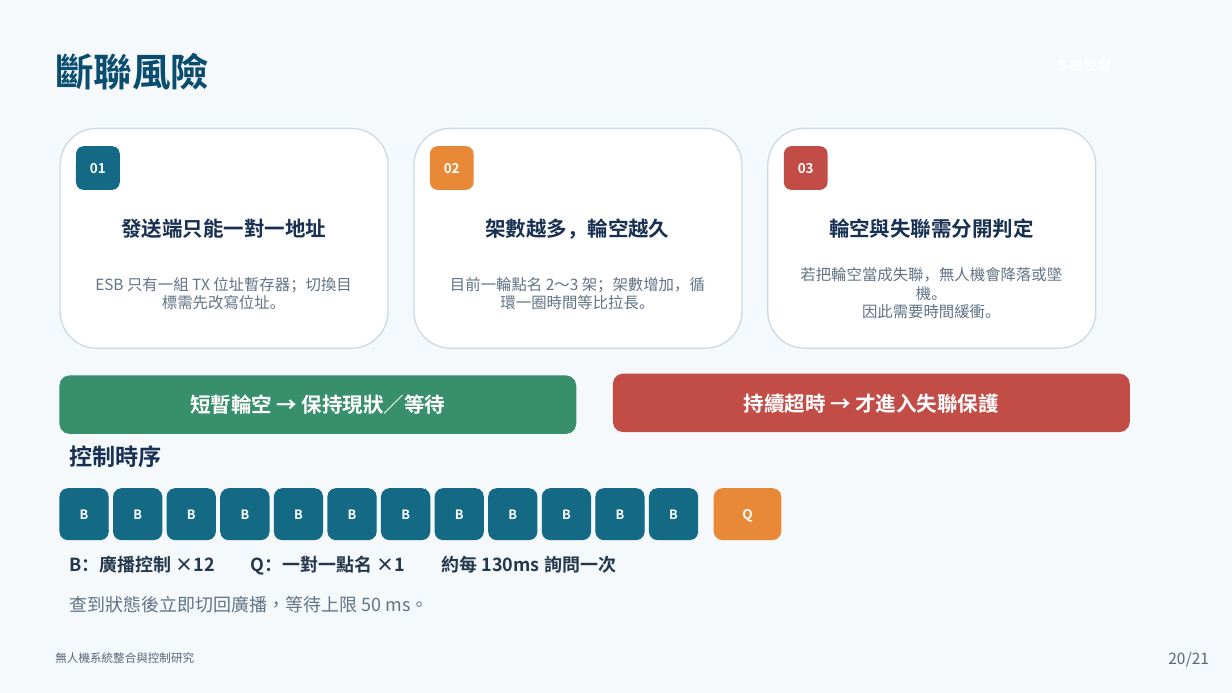
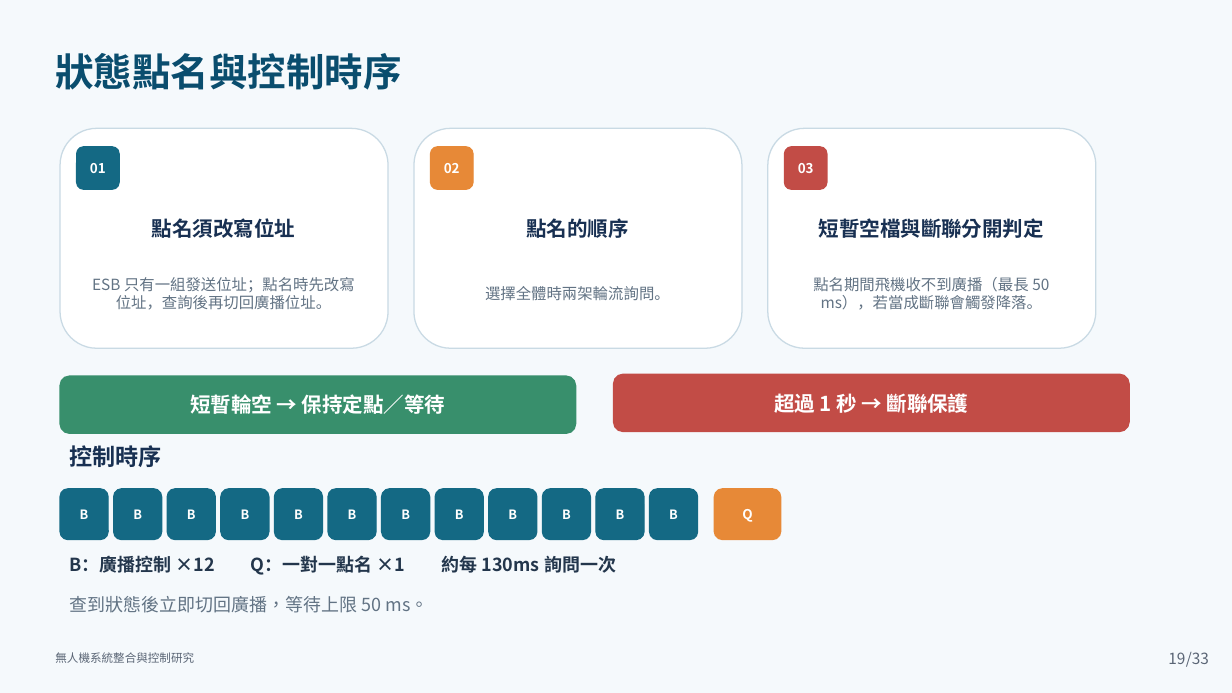
Before and after one commit to lingken1028/-, a slide deck: slide 19 of 無人機系統整合與控制研究_口試簡報 (2).pptx (slide 20 before the commit). Drawn at 1232x693 pixels with LibreOffice and Linux fonts; fonts in the diff are those of the drawing. Boxes give left, top, right and bottom in pixels: in the first picture for what was removed or moved away, otherwise in the second. Text is boxed around its words. In the diff, an @@ line names an element or a change of style, - is before the commit and + after.

```diff
--- a/無人機系統整合與控制研究_口試簡報 (2).pptx
+++ b/無人機系統整合與控制研究_口試簡報 (2).pptx
@@ text at box(55, 53, 401, 90): text changed @@
-斷聯風險
+狀態點名與控制時序
@@ text at box(152, 218, 295, 238): text changed @@
-發送端只能一對一地址
+點名須改寫位址
@@ text at box(526, 218, 628, 238): text changed @@
-架數越多，輪空越久
+點名的順序
@@ text at box(819, 218, 1044, 238): text changed @@
-輪空與失聯需分開判定
+短暫空檔與斷聯分開判定
@@ text at box(92, 277, 355, 310): text changed @@
-ESB 只有一組 TX 位址暫存器；切換目標需先改寫位址。
+ESB 只有一組發送位址；點名時先改寫位址，查詢後再切回廣播位址。
@@ text at box(485, 286, 670, 300): text changed @@
-目前一輪點名 2～3 架；架數增加，循環一圈時間等比拉長。
+選擇全體時兩架輪流詢問。
@@ text at box(813, 277, 1049, 310): text changed @@
-若把輪空當成失聯，無人機會降落或墜機。
-因此需要時間緩衝。
+點名期間飛機收不到廣播（最長 50 ms），若當成斷聯會觸發降落。
@@ text in rounded rectangle at box(190, 392, 446, 418): text changed @@
-短暫輪空 → 保持現狀／等待
+短暫輪空 → 保持定點／等待
@@ text in rounded rectangle at box(774, 390, 969, 416): text changed @@
-持續超時 → 才進入失聯保護
+超過 1 秒 → 斷聯保護
@@ page number at box(1168, 652, 1185, 664): text changed @@
-20
+19
@@ text at box(1186, 652, 1209, 667): text changed @@
-/21
+/33
```
Also in this commit, not shown: 23 other slides changed, 29 slides added, 18 slides removed.
